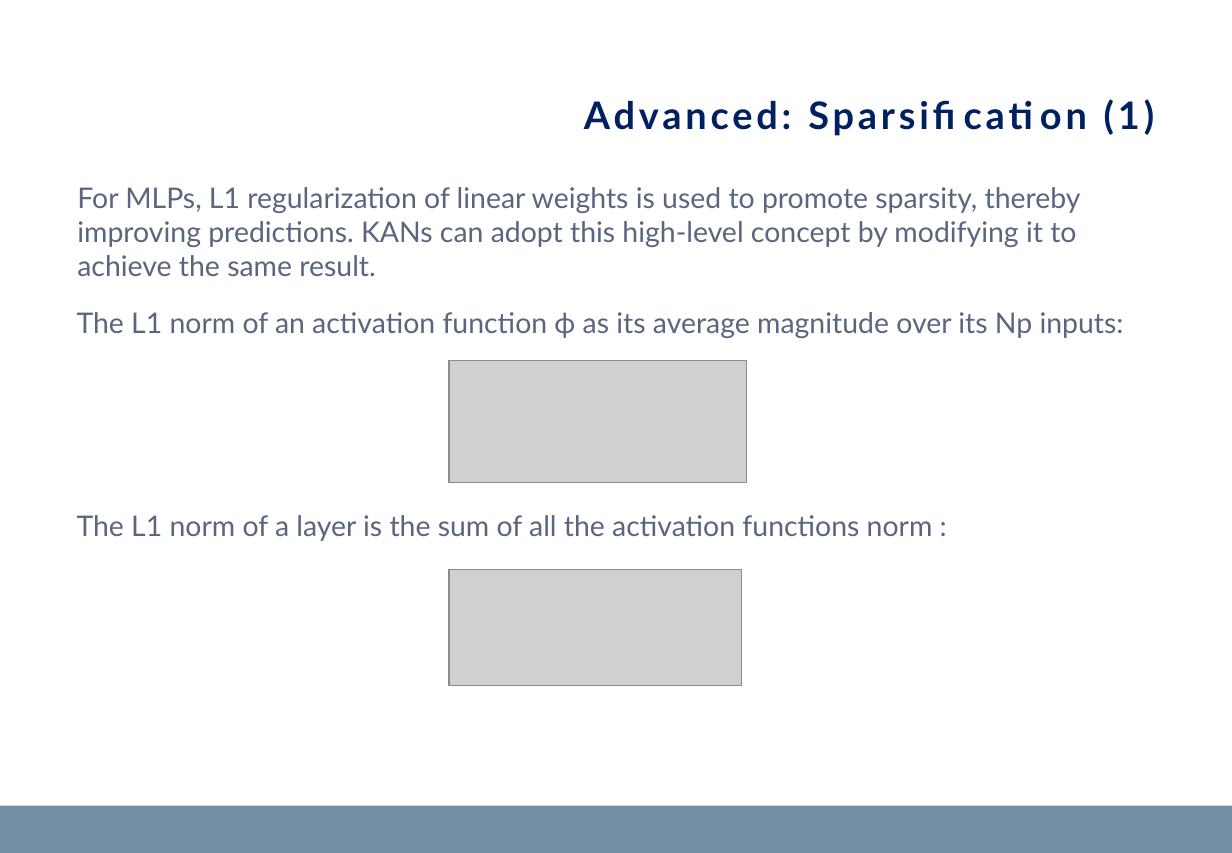
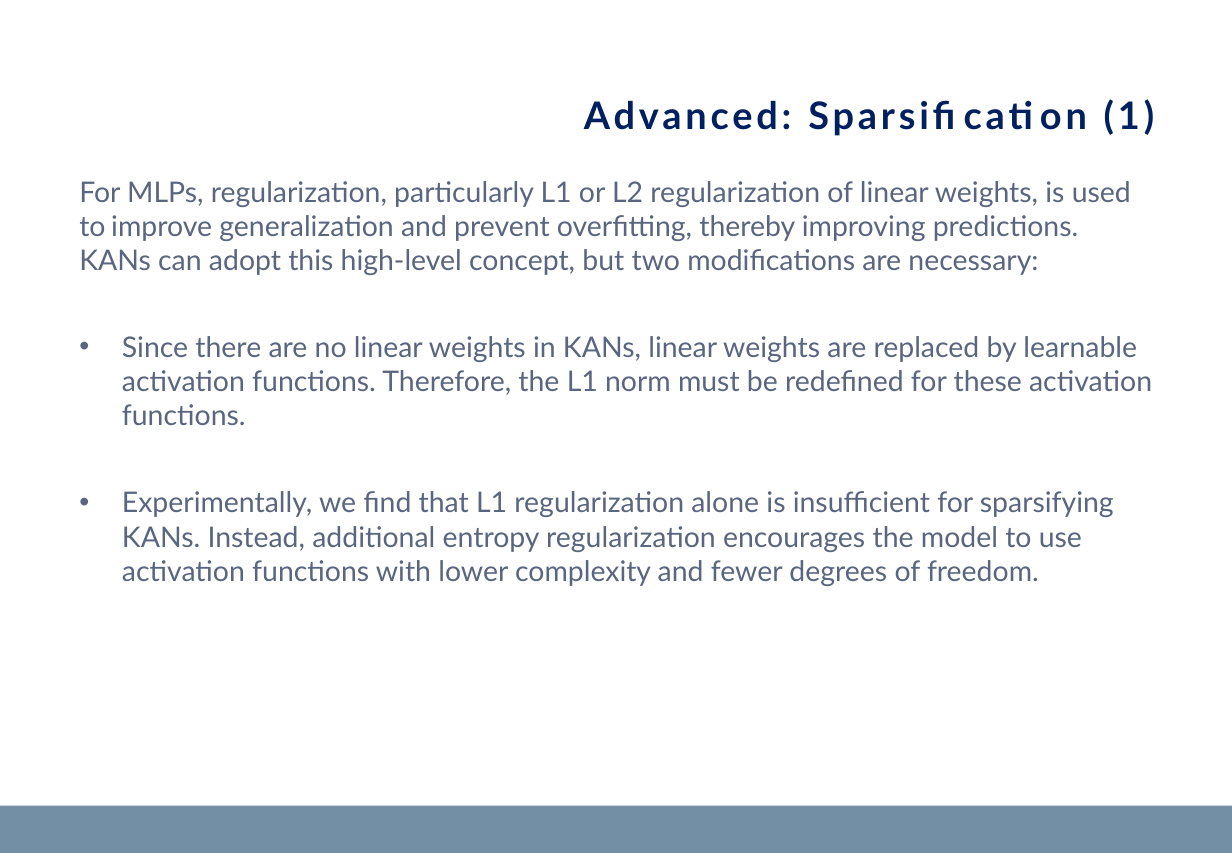
Before and after one commit to matteopasqual02/KAN-naml, a slide deck: slide 16 of KANs_presentation.pptx (slide 15 before the commit). Drawn at 1232x853 pixels with LibreOffice and Linux fonts; fonts in the diff are those of the drawing; grey boxes stand for pictures; background and template pictures are left out. Boxes give left, top, right and bottom in pixels: in the first picture for what was removed or moved away, otherwise in the second. Text is boxed around its words. In the diff, an @@ line names an element or a change of style, - is before the commit and + after.

```diff
--- a/KANs_presentation.pptx
+++ b/KANs_presentation.pptx
@@ text at box(79, 181, 1152, 586): text changed @@
-For MLPs, L1 regularization of linear weights is used to promote sparsity, thereby improving predictions. KANs can adopt this high-level concept by modifying it to achieve the same result.
+For MLPs, regularization, particularly L1 or L2 regularization of linear weights, is used to improve generalization and prevent overfitting, thereby improving predictions. KANs can adopt this high-level concept, but two modifications are necessary:
+• Since there are no linear weights in KANs, linear weights are replaced by learnable activation functions. Therefore, the L1 norm must be redefined for these activation functions.
+• Experimentally, we find that L1 regularization alone is insufficient for sparsifying KANs. Instead, additional entropy regularization encourages the model to use activation functions with lower complexity and fewer degrees of freedom.
@@ text removed at box(77, 312, 1124, 338) @@
-The L1 norm of an activation function ϕ as its average magnitude over its Np inputs:
@@ picture removed at box(449, 361, 746, 482) @@
@@ text removed at box(77, 515, 933, 541) @@
-The L1 norm of a layer is the sum of all the activation functions norm :
@@ picture removed at box(449, 570, 742, 686) @@
```
Also in this commit, not shown: 5 other slides changed, 3 slides added, 1 slide removed, 2 other files.
